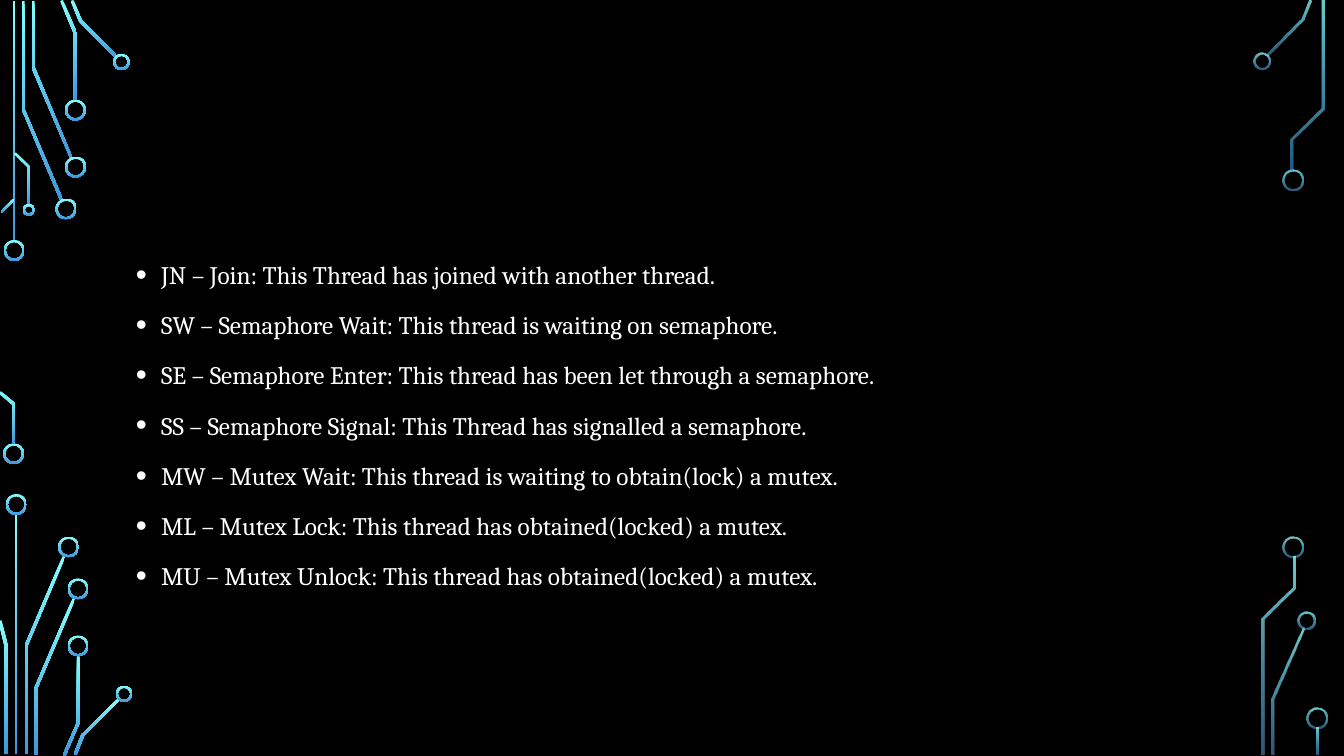
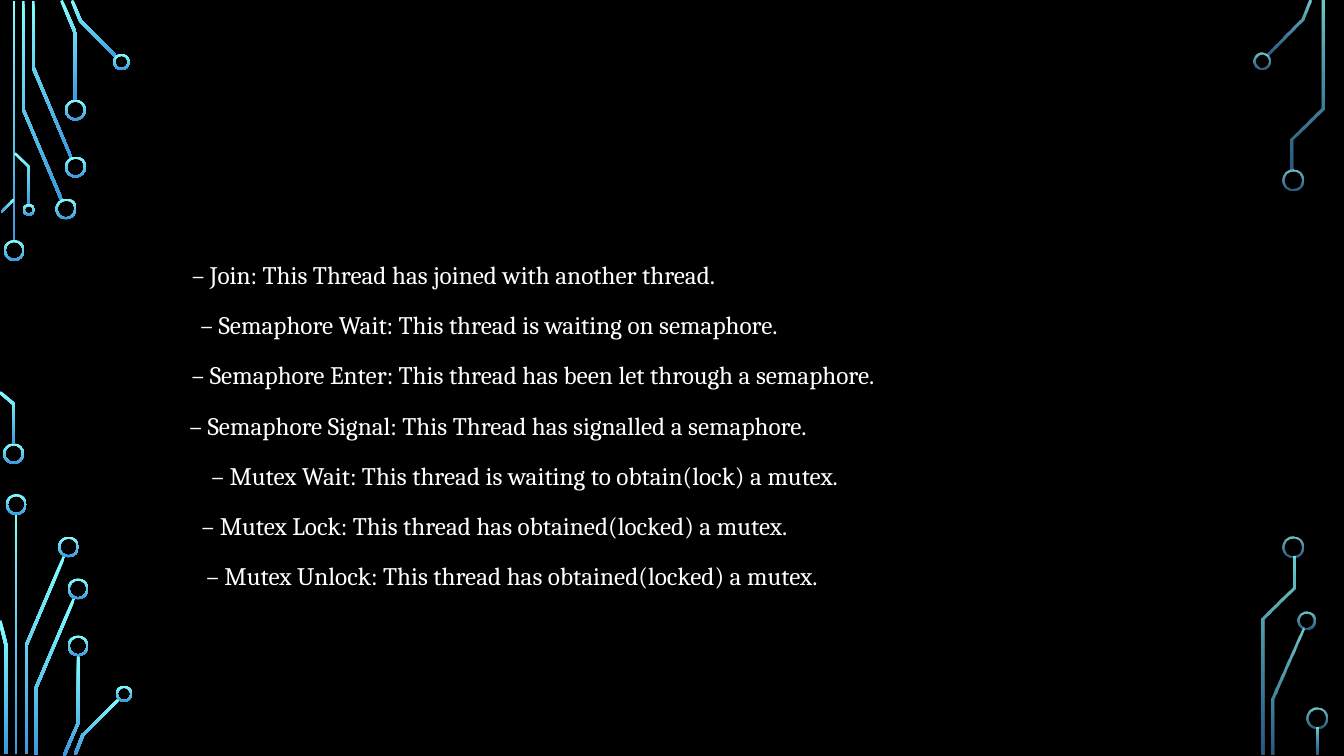
Before and after one commit to StevenKelly99/Stressfree-Pets, a slide deck: slide 7 of final_Presentation.pptx. Drawn at 1344x756 pixels with LibreOffice and Linux fonts; fonts in the diff are those of the drawing; background and template pictures are left out. Boxes give left, top, right and bottom in pixels: in the first picture for what was removed or moved away, otherwise in the second. Text is boxed around its words. In the diff, an @@ line names an element or a change of style, - is before the commit and + after.

```diff
--- a/final_Presentation.pptx
+++ b/final_Presentation.pptx
@@ text "JN – Join: This Thread ..." at (208, 266, 874, 589): text colour #FFFFFF to #000000 in "JN", "SW", "SE", "SS" and 3 more places @@
```
Also in this commit, not shown: 1 other slide changed, 1 slide added, 1 slide removed, 2 other files.
